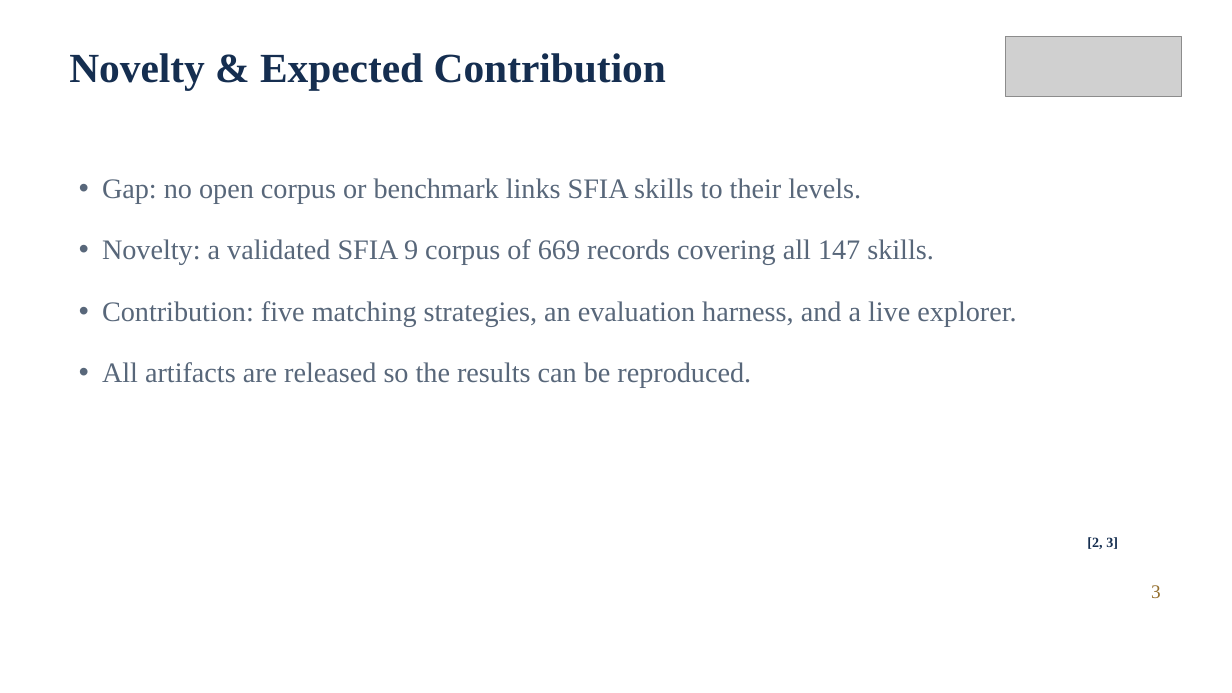
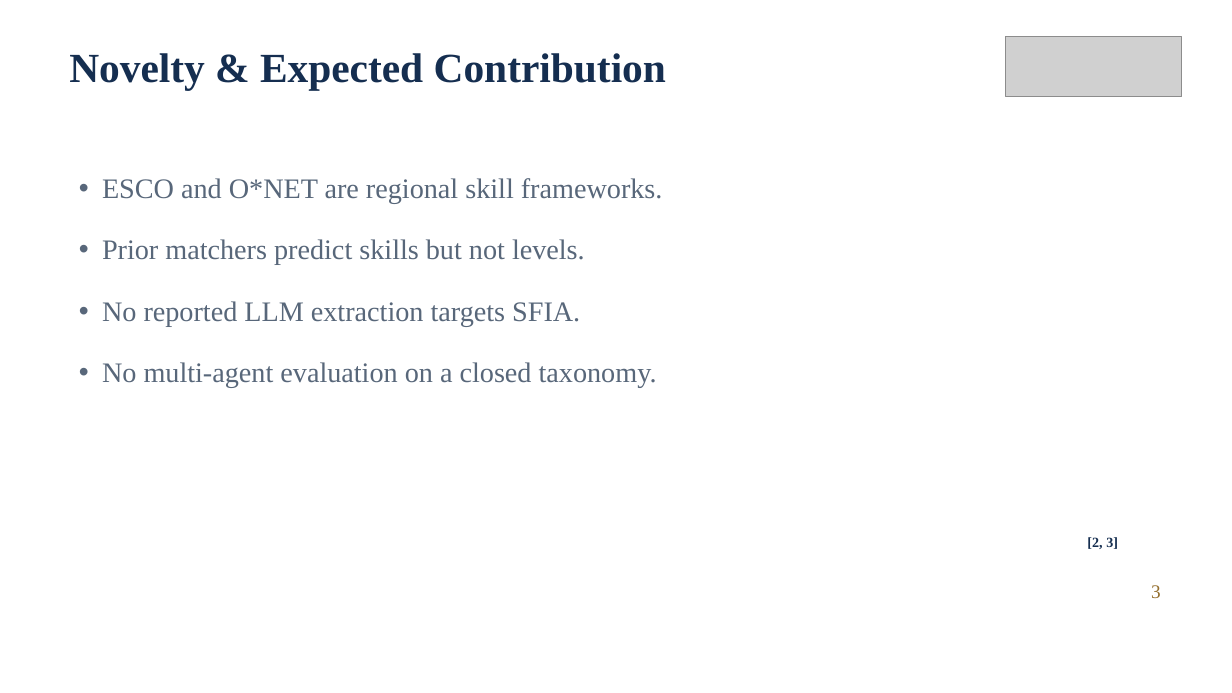
Before and after one commit to prdai/sfia-structured-skill-extraction, a slide deck: slide 3 of talk/deck/ICAC2026_564.pptx. Drawn at 1232x693 pixels with LibreOffice and Linux fonts; fonts in the diff are those of the drawing; grey boxes stand for pictures; background and template pictures are left out. Boxes give left, top, right and bottom in pixels: in the first picture for what was removed or moved away, otherwise in the second. Text is boxed around its words. In the diff, an @@ line names an element or a change of style, - is before the commit and + after.

```diff
--- a/talk/deck/ICAC2026_564.pptx
+++ b/talk/deck/ICAC2026_564.pptx
@@ text at box(102, 178, 663, 387): text changed @@
-• Gap: no open corpus or benchmark links SFIA skills to their levels.
-• Novelty: a validated SFIA 9 corpus of 669 records covering all 147 skills.
-• Contribution: five matching strategies, an evaluation harness, and a live explorer.
-• All artifacts are released so the results can be reproduced.
+• ESCO and O*NET are regional skill frameworks.
+• Prior matchers predict skills but not levels.
+• No reported LLM extraction targets SFIA.
+• No multi-agent evaluation on a closed taxonomy.
```
Also in this commit, not shown: 2 other slides changed, 2 other files.
